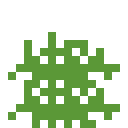
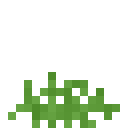
Layered file, before and after one edit (w=128, h=128). Changes by layer:
hid "Bush 3" (3rd of 3, in "Strawberry"), painted on it over [left=8, top=72, right=112, bottom=128]
hid "Bush 2" (3rd of 3, in "Strawberry"), painted on it over [left=8, top=32, right=120, bottom=128]
painted on "Bush 0" (3rd of 4, in "Strawberry") over [left=8, top=72, right=112, bottom=128]
